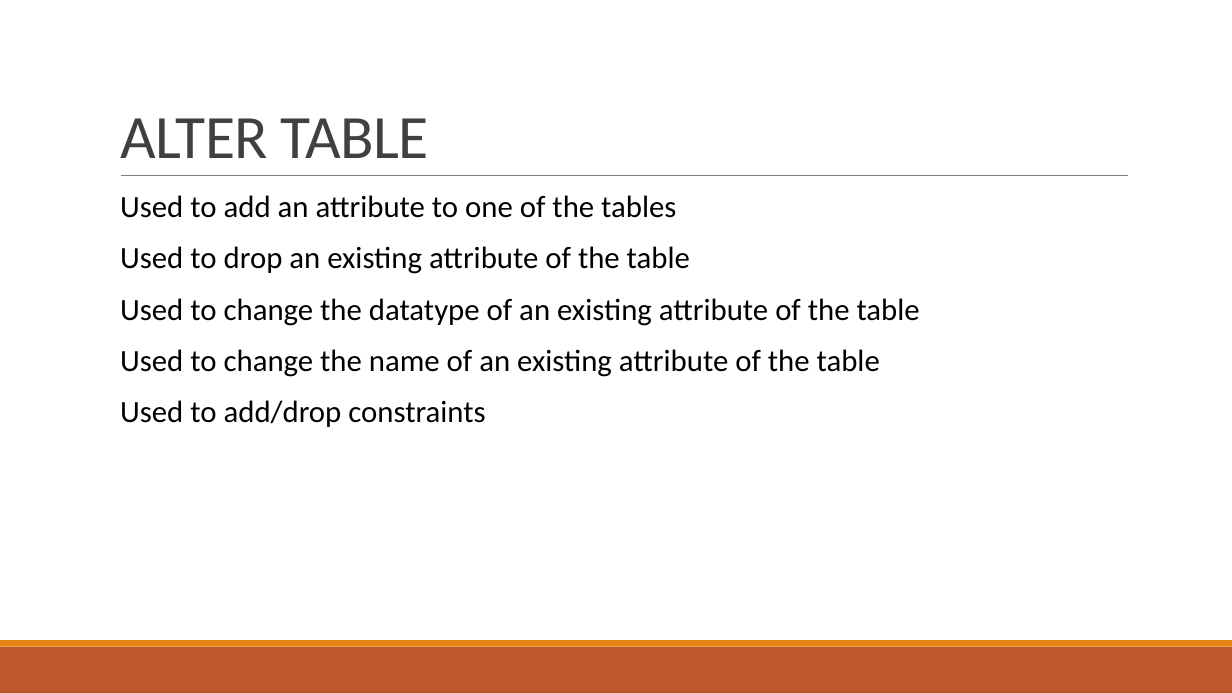
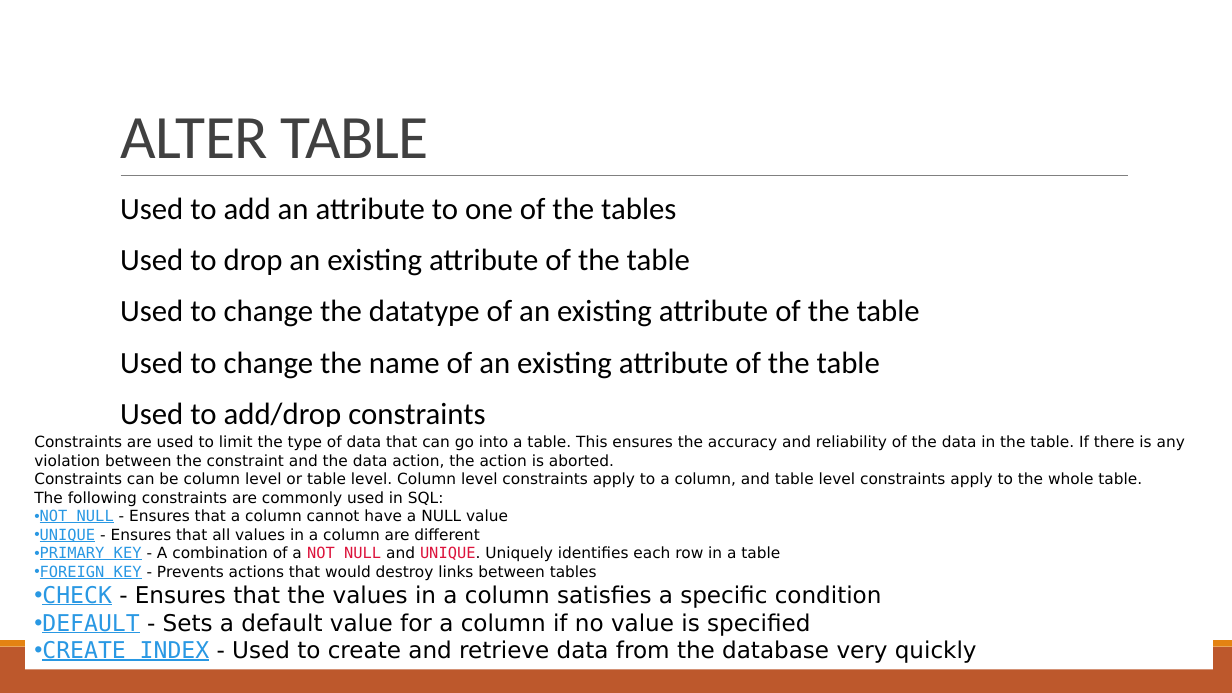
Before and after one commit to Saad-Dar04/Semester-4, a slide deck: slide 23 of Databasae management system/theory/course material/Lecture 5 DDL.pptx. Drawn at 1232x693 pixels with LibreOffice and Linux fonts; fonts in the diff are those of the drawing. Boxes give left, top, right and bottom in pixels: in the first picture for what was removed or moved away, otherwise in the second. Text is boxed around its words. In the diff, an @@ line names an element or a change of style, - is before the commit and + after.

```diff
--- a/Databasae management system/theory/course material/Lecture 5 DDL.pptx
+++ b/Databasae management system/theory/course material/Lecture 5 DDL.pptx
@@ rectangle added at <box>25,427,1214,670</box>, fill #FFFFFF, 12 pt, text #000000 @@
+Constraints are used to limit the type of data that can go into a table. This ensures the accuracy and reliability of the data in the table. If there is any violation between the constraint and the data action, the action is aborted.
+Constraints can be column level or table level. Column level constraints apply to a column, and table level constraints apply to the whole table.
+The following constraints are commonly used in SQL:
+• NOT NULL - Ensures that a column cannot have a NULL value
+• UNIQUE - Ensures that all values in a column are different
+• PRIMARY KEY - A combination of a NOT NULL and UNIQUE. Uniquely identifies each row in a table
+• FOREIGN KEY - Prevents actions that would destroy links between tables
+• CHECK - Ensures that the values in a column satisfies a specific condition
+• DEFAULT - Sets a default value for a column if no value is specified
+• CREATE INDEX - Used to create and retrieve data from the database very quickly
```
Also in this commit, not shown: 5 other slides changed, 8 other files.
